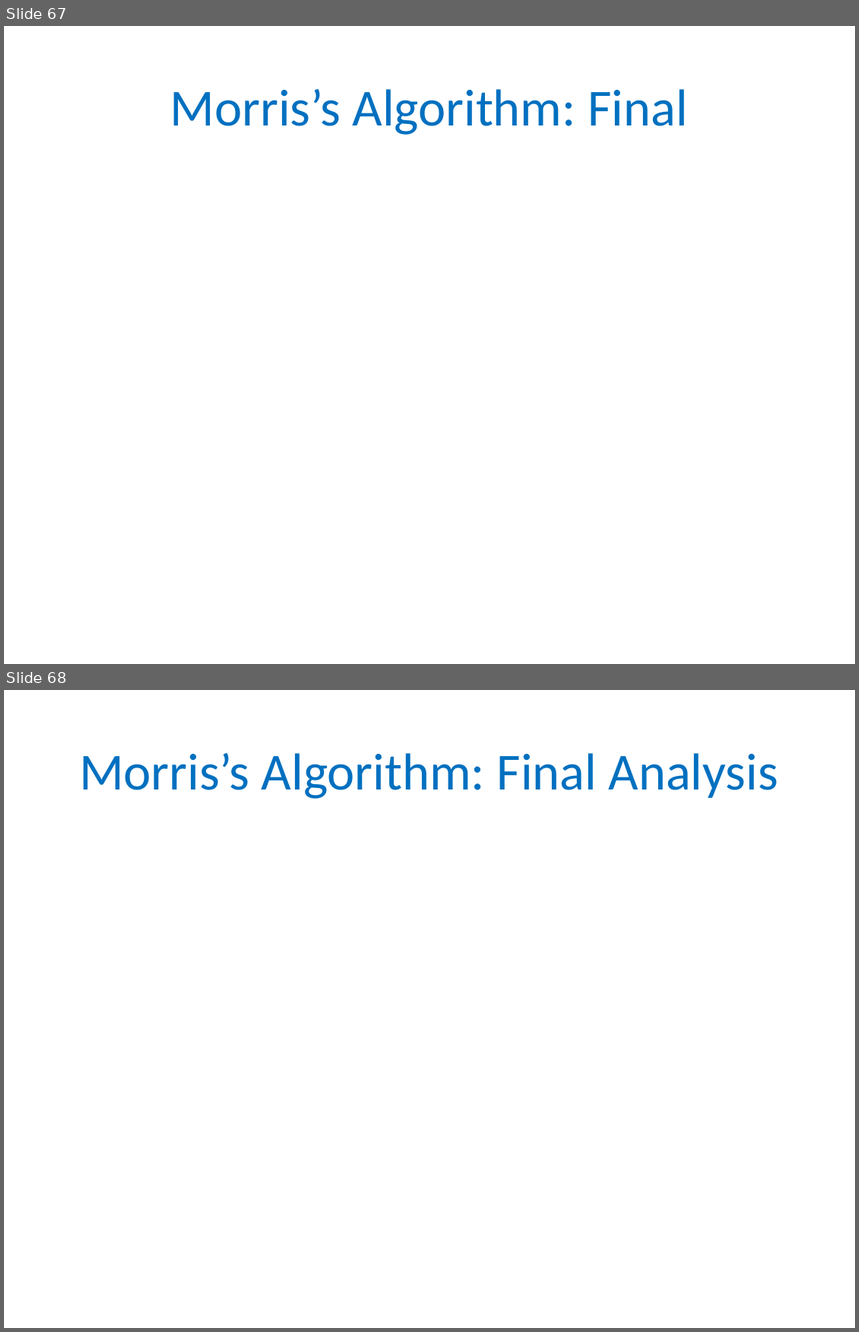
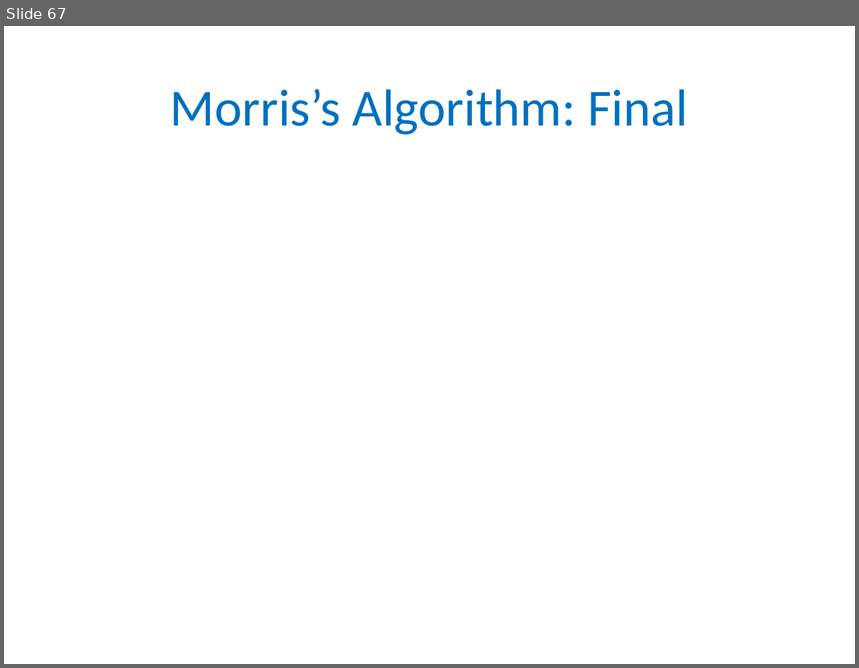
Before and after one commit to ethanhou99/deduplicator, a slide deck: DeDuplicator/sublinear-big-data1.pptx. Shown one above the other, each under a label of ours: slides 67 and 68 before the commit, slide 67 after it. The pictures are 859x1332 and 859x668 pixels, drawn with LibreOffice and Linux fonts; fonts in the diff are those of the drawing; grey boxes stand for pictures. Boxes give left, top, right and bottom in pixels: in the first picture for what was removed or moved away, otherwise in the second. Text is boxed around its words. In the diff, an @@ line names an element or a change of style, - is before the commit and + after.

```diff
--- a/DeDuplicator/sublinear-big-data1.pptx
+++ b/DeDuplicator/sublinear-big-data1.pptx
@@ slide 68 removed at [4, 690, 855, 1328], background #FFFFFF @@
@@ title removed at [79, 753, 779, 799] @@
-Morris’s Algorithm: Final Analysis
```
Also in this commit, not shown: 1 other slide removed, 6 other files.
